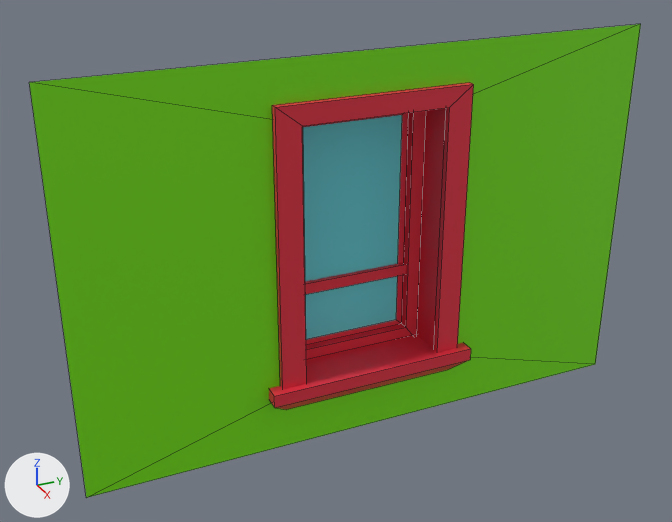
A saved change to the OBJ model CityGenerator/Assets/Models/NY/NY_wallWindow2 2.obj.
Camera for both pictures: a camera (50 mm lens) standing at (3.81, -0.4, 2.89) and looking at (-0.11, 1.37, 0.94). Every picture has the same lights, and +X, +Y and +Z are marked at lower left. Mesh edges are drawn as thin lines. Where no turn or scale is listed for an object, it has been applied to the vertices. Vertices at the same position are counted once.

Objects in the first picture: 'A_EXPO.obj.008'.
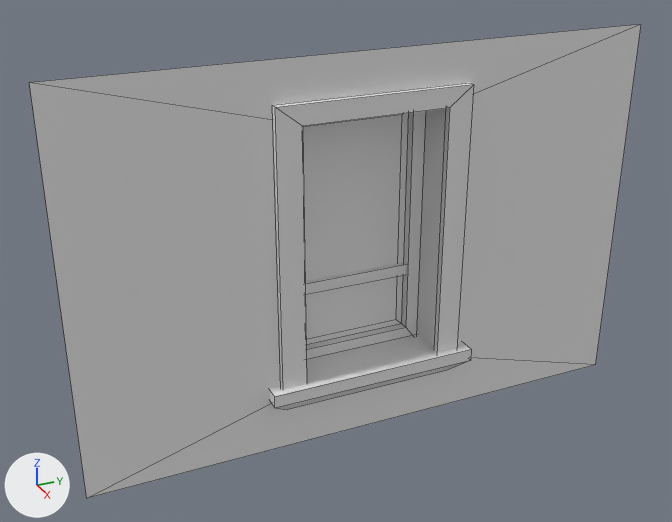
The newer file is also rescaled (x0.987), turned or shifted as a whole; pictures and numbers use the older file's frame.

Where the change shows, as pixel boxes (x1, y1, x2, y2) in the pictures (672 x 522 px):
part 1 of me_a_expo_obj_008, recoloured (cyan to white): (303, 115, 402, 340) in both
part 2 of me_a_expo_obj_008, recoloured (red to white): (269, 83, 474, 407) in both
part 3 of me_a_expo_obj_008, recoloured (green to white): (29, 24, 641, 498) in both

The change, as a diff of the scene's bpy script:
```diff
--- a/CityGenerator/Assets/Models/NY/NY_wallWindow2 2.obj.py
+++ b/CityGenerator/Assets/Models/NY/NY_wallWindow2 2.obj.py
@@ mat_wal_002 @@
+mat_wal_002 = principled_material('wal.002')
+mat_wal_002.base_color = (0.8, 0.8, 0.8)  # white #e7e7e7
+mat_wal_002.roughness = 1.0
@@ mat_frame_003 @@
+mat_frame_003 = principled_material('frame.003')
+mat_frame_003.base_color = (0.8, 0.8, 0.8)  # white #e7e7e7
+mat_frame_003.roughness = 1.0
@@ mat_glass_003 @@
+mat_glass_003 = principled_material('glass.003')
+mat_glass_003.base_color = (0.8, 0.8, 0.8)  # white #e7e7e7
+mat_glass_003.roughness = 1.0
@@ me_a_expo_obj_008 @@
 me_a_expo_obj_008.from_pydata(...)  # 56 vertices, 37 faces; spans x -0.24..0.08, y -0.01..3.03, z -0.02..2.01
 # used by ob_a_expo_obj_008; location = (0.0, 0.0, 0.0)
+# me_a_expo_obj_008 part 1: all 1 face that had it switch from mat_glass (cyan #68dee7) to mat_glass_003 (white #e7e7e7)
+# me_a_expo_obj_008 part 2: all 32 faces that had it switch from mat_frame (red #e73045) to mat_frame_003 (white #e7e7e7)
+# me_a_expo_obj_008 part 3: all 4 faces that had it switch from mat_wal (green #77e700) to mat_wal_002 (white #e7e7e7)
```
